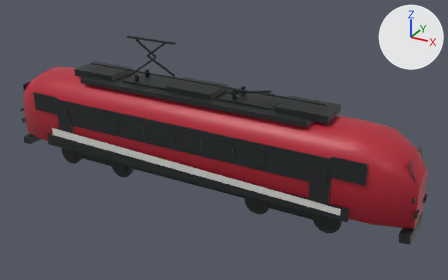
The glTF model public/models/railjet-lab/blender/railjet-nextgen-taurus.glb as it was, and as the next commit left it.
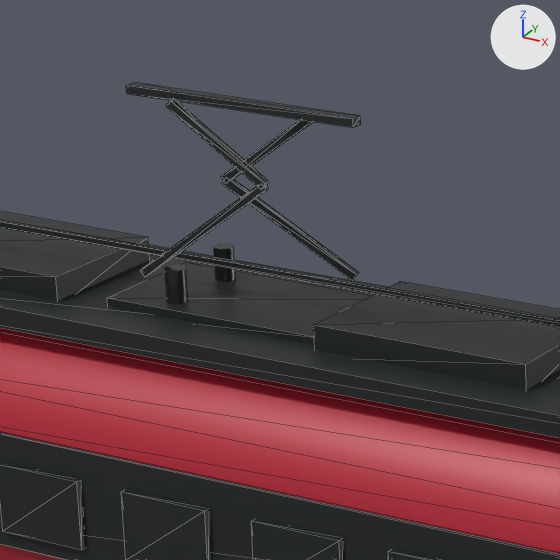
The first picture shows the older version from a 50 mm camera at (12.99, -21.26, 13.07) aimed at (1.17, 0.23, 2.33). The close-ups show the older and then the newer version on the part from 22% to 49% of the width and 6% to 48% of the height of that picture. Only the edits that show in the close-ups are written down. Every picture has the same lights, and +X, +Y and +Z are marked at upper right. The close-ups show mesh edges as thin lines. Where no turn or scale is listed for an object, it has been applied to the vertices.

Objects in the first close-up: 'taurus_lofted_body', 'taurus_panto_raised_arm_0', 'taurus_panto_raised_arm_1', 'taurus_panto_raised_arm_2', 'taurus_panto_raised_arm_3', 'taurus_panto_raised_base', 'taurus_panto_raised_collector', 'taurus_roof_bus', 'taurus_roof_cabinet_0', 'taurus_roof_cabinet_1', 'taurus_roof_spine', 'taurus_side_dark_band_-1', 'taurus_vent_-1_0', 'taurus_vent_-1_1', 'taurus_vent_-1_2' and 3 more.
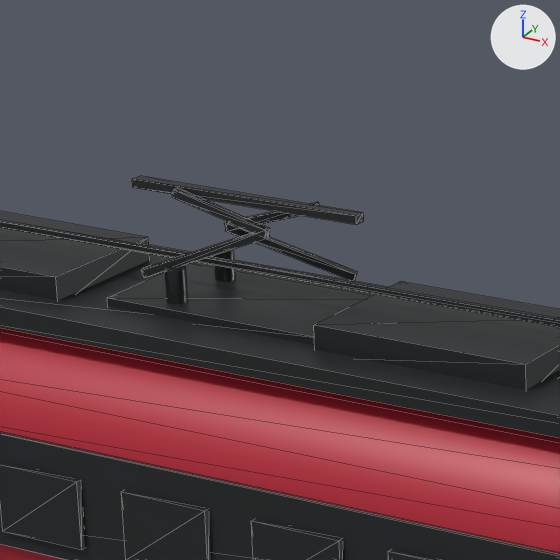
The edits, one by one:
Object 'taurus_panto_raised_arm_0' (ob_taurus_panto_raised_arm_0) moves from (-2.58, -0.21, 5.185) to (-2.58, -0.21, 4.965).
Object 'taurus_panto_raised_arm_0' (ob_taurus_panto_raised_arm_0) turns from (0, -36, 21) to (0, -20, 21) degrees about x, y and z.
Object 'taurus_panto_raised_arm_0' (ob_taurus_panto_raised_arm_0) is rescaled from (1.46, 0.075, 0.075) to (1.25, 0.075, 0.075).
Object 'taurus_panto_raised_arm_1' (ob_taurus_panto_raised_arm_1) moves from (-1.92, 0.21, 5.185) to (-1.92, 0.21, 4.965).
Object 'taurus_panto_raised_arm_1' (ob_taurus_panto_raised_arm_1) turns from (0, -36, -159) to (0, -20, -159) degrees about x, y and z.
Object 'taurus_panto_raised_arm_1' (ob_taurus_panto_raised_arm_1) is rescaled from (1.46, 0.075, 0.075) to (1.25, 0.075, 0.075).
Object 'taurus_panto_raised_arm_2' (ob_taurus_panto_raised_arm_2) moves from (-2.49, -0.06, 5.96) to (-2.49, -0.06, 5.32).
Object 'taurus_panto_raised_arm_2' (ob_taurus_panto_raised_arm_2) turns from (0, -36, -173) to (0, -17, -173) degrees about x, y and z.
Object 'taurus_panto_raised_arm_2' (ob_taurus_panto_raised_arm_2) is rescaled from (1.15, 0.075, 0.075) to (0.969, 0.075, 0.075).
Object 'taurus_panto_raised_arm_3' (ob_taurus_panto_raised_arm_3) moves from (-2.01, 0.06, 5.96) to (-2.01, 0.06, 5.32).
Object 'taurus_panto_raised_arm_3' (ob_taurus_panto_raised_arm_3) turns from (0, -36, 7.4) to (0, -17, 7.4) degrees about x, y and z.
Object 'taurus_panto_raised_arm_3' (ob_taurus_panto_raised_arm_3) is rescaled from (1.15, 0.075, 0.075) to (0.969, 0.075, 0.075).
Object 'taurus_panto_raised_collector' (ob_taurus_panto_raised_collector) moves from (-2.25, 0.0, 6.34) to (-2.25, 0.0, 5.46).

What differs and where, as boxes [x1, y1, x2, y2] in the close-ups (560 x 560 px):
'taurus_panto_raised_collector', moved: before [126, 82, 361, 127]; after [132, 176, 364, 225]
'taurus_panto_raised_arm_1', moved, turned, rescaled: before [222, 179, 359, 281]; after [225, 228, 357, 281]
'taurus_panto_raised_arm_2', moved, turned, rescaled: before [166, 98, 269, 187]; after [172, 188, 270, 233]
'taurus_panto_raised_arm_0', moved, turned, rescaled: before [141, 184, 268, 277]; after [141, 230, 270, 278]
'taurus_panto_raised_arm_3', moved, turned, rescaled: before [221, 120, 312, 184]; after [224, 202, 319, 231]
